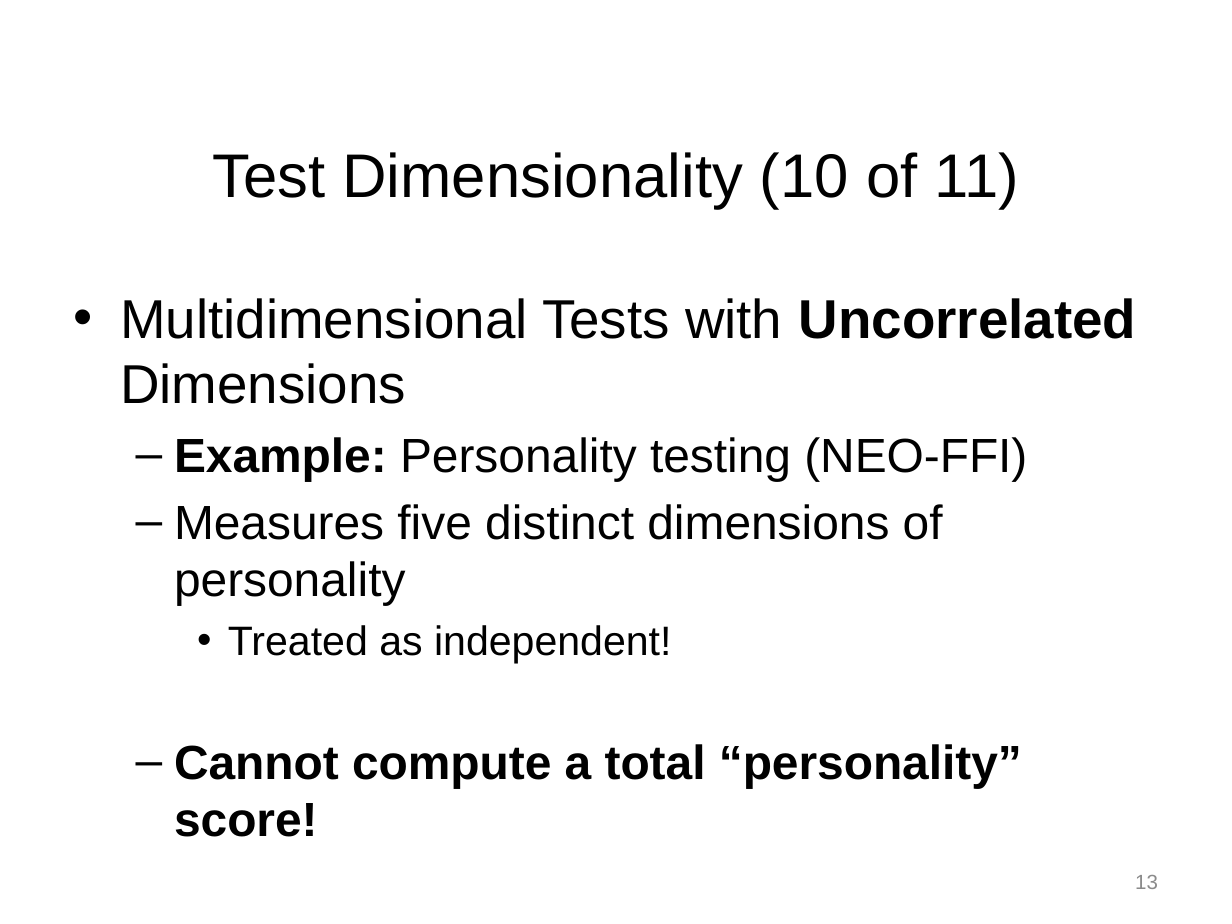
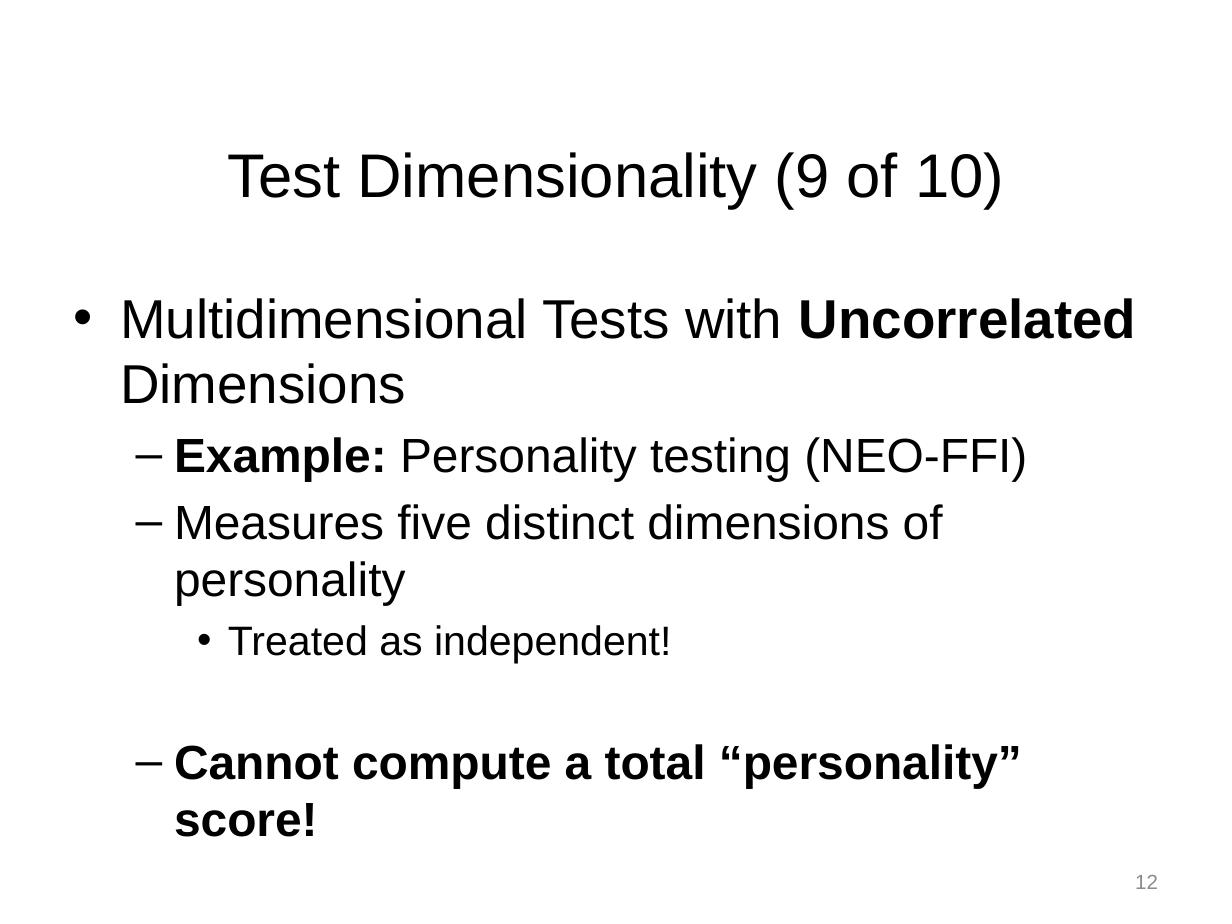
Before and after one commit to npm27/Teaching-Materials, a slide deck: slide 12 of Tests and Eval/Slides/4 Chapter 4 Part 1.pptx (slide 13 before the commit). Drawn at 1232x924 pixels with LibreOffice and Linux fonts; fonts in the diff are those of the drawing. Boxes give left, top, right and bottom in pixels: in the first picture for what was removed or moved away, otherwise in the second. Text is boxed around its words. In the diff, an @@ line names an element or a change of style, - is before the commit and + after.

```diff
--- a/Tests and Eval/Slides/4 Chapter 4 Part 1.pptx
+++ b/Tests and Eval/Slides/4 Chapter 4 Part 1.pptx
@@ title at (x1=227, y1=152, x2=1004, y2=209): text changed @@
-Test Dimensionality (10 of 11)
+Test Dimensionality (9 of 10)
@@ page number at (x1=1135, y1=875, x2=1158, y2=889): text changed @@
-13
+12
```
Also in this commit, not shown: 10 other slides changed, 1 slide removed, 4 other files.
